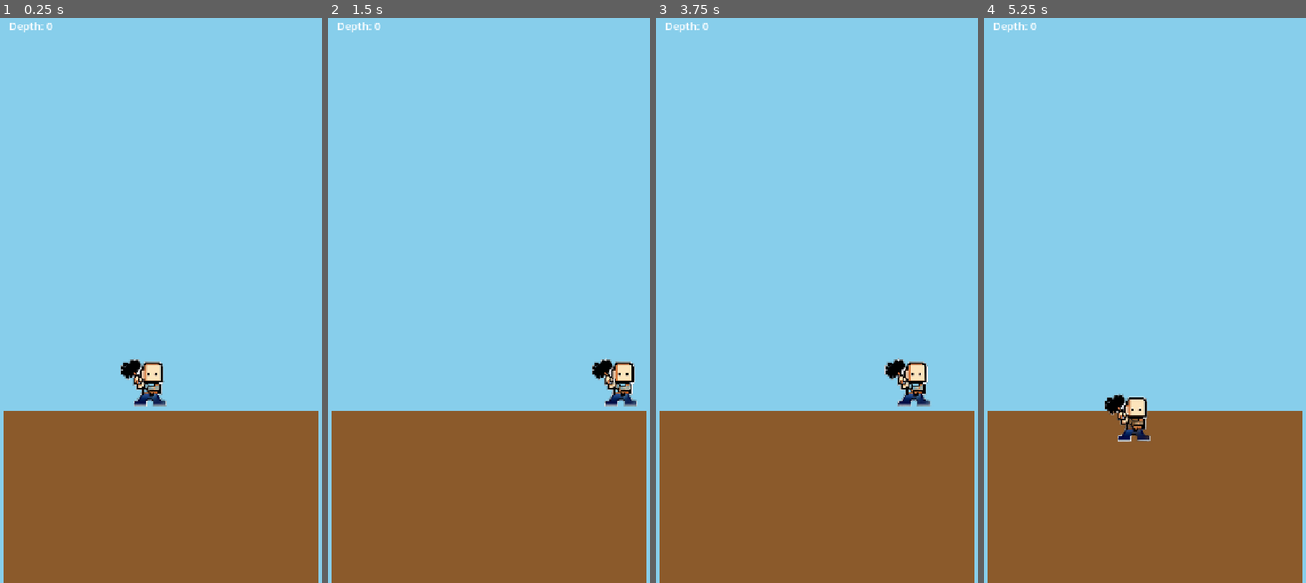
Above: before the commit, frames 1-4 (left to right).
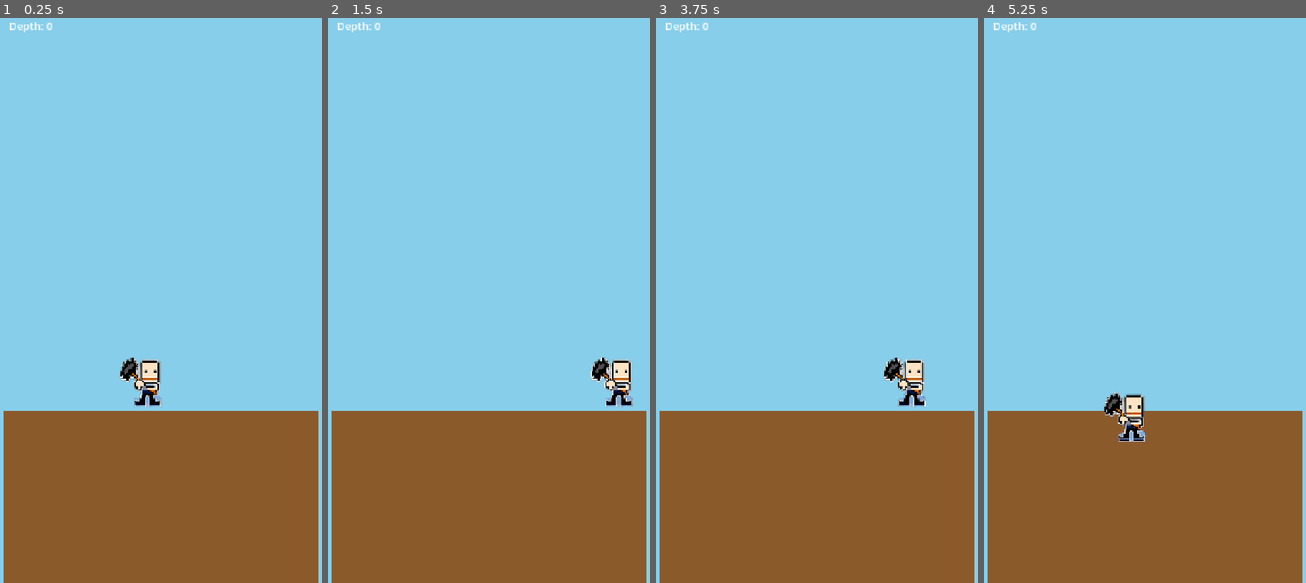
Above: after the commit, the same moments.

Repository: Randroids-Dojo/GoDig
Game: Godot game, scene res://scenes/test_level.tscn
The game is run twice, just before and just after one commit, with the same random seed, the same clock (stepped at 60 frames per second) and the same inputs.
Inputs (mouse positions are in pixels of both pictures, inside the frame that each line leads up to):
- Up to frame 1 (0.25 s): no input
- Up to frame 2 (1.5 s): tap Enter at 0.5, 0.6 s; move the mouse to (559, 266) at 0.52 s; hold D (move_right) 0.53-1.25 s; click (559, 266) at 0.67 s; tap Space at 0.77 s; drag from (424, 323) to (472, 413) at 1.27 s
- Up to frame 3 (3.75 s): tap Space at 2, 3.5 s; move the mouse to (849, 170) at 2.02 s; hold D (move_right) 2.03-2.75 s; tap Backspace at 2.1 s; tap Enter at 2.75 s; drag from (800, 413) to (720, 210) at 2.77 s; move the mouse to (913, 379) at 3.52 s; hold A (move_left) from 3.53 s (still down); tap Ctrl at 3.6 s
- Up to frame 4 (5.25 s): tap Space at 3.77 s; release A (move_left) at 4.25 s; drag from (1048, 210) to (1096, 153) at 4.27 s; tap Enter at 5 s; move the mouse to (1161, 294) at 5.02 s; hold S (move_down) from 5.03 s (still down); tap Alt at 5.1 s; click (1161, 294) at 5.17 s

The runs differ from the first frame. In frame 1, 0.7% of the frame differs, in the area x 37-52%, y 60-69%; in frame 2, 0.7%; in frame 3, 0.7%, in the area x 70-86%, y 60-69%; in frame 4, 0.7%.

Commit message:
Add polished miner swing animation with LLM-judged frame selection
Implemented comprehensive animation pipeline combining all learnings:
- ControlNet (OpenPose) for pose control
- IP-Adapter for character consistency
- Multi-candidate generation (3-5 per frame)
- LLM evaluation to select best candidates per frame
- Iterative regeneration for problematic frames (5 and 7)

Pipeline scripts added:
- polished_animation_pipeline.py: Multi-candidate generation
- regenerate_frames.py: Targeted regeneration with varied parameters
- select_and_process_frames.py: LLM-selected frame assembly

Final miner_swing_polished.png sprite sheet:
- 8 frames, 128x128 each
- Significantly cleaner than previous attempts
- Better frame-to-frame consistency
- Clear animation flow (ready → windup → swing → impact)

Updated miner_animation.tres to use the polished sprite sheet.

Diff:
--- a/resources/sprites/miner_animation.tres
+++ b/resources/sprites/miner_animation.tres
@@ -1,6 +1,6 @@
 [gd_resource type="SpriteFrames" load_steps=10 format=3]
 
-[ext_resource type="Texture2D" path="res://resources/sprites/miner_swing_v2.png" id="1_sheet"]
+[ext_resource type="Texture2D" path="res://resources/sprites/miner_swing_polished.png" id="1_sheet"]
 
 [sub_resource type="AtlasTexture" id="AtlasTexture_frame1"]
 atlas = ExtResource("1_sheet")
Binary file added: resources/sprites/miner_swing_polished.png
Not shown, changed: .gitignore
Not shown, added: scripts/tools/polished_animation_pipeline.py
Not shown, added: scripts/tools/regenerate_frames.py
Not shown, added: scripts/tools/select_and_process_frames.py
